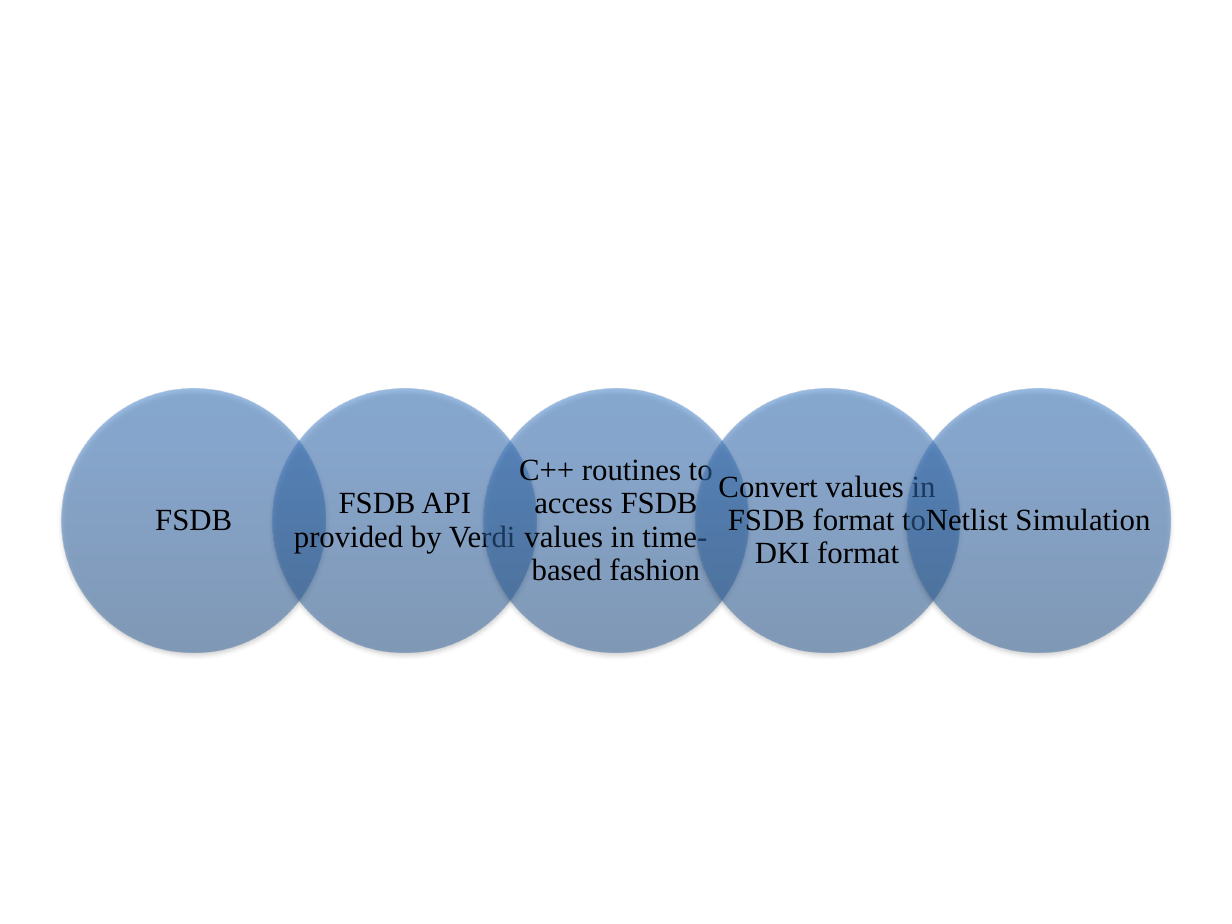
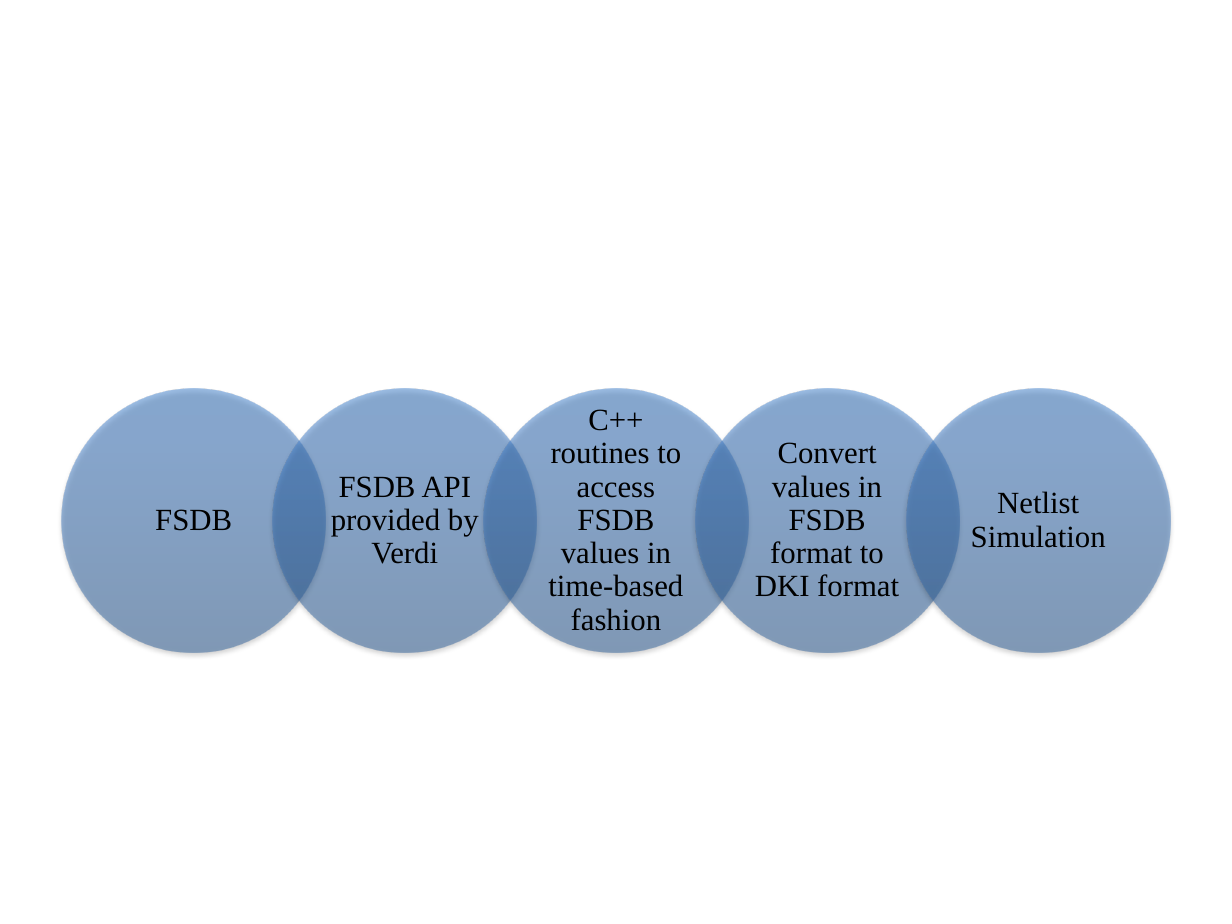
Before and after one commit to miramohan/thesis_first, a slide deck: slide 14 of pptFigures.pptx (slide 13 before the commit). Drawn at 1232x924 pixels with LibreOffice and Linux fonts; fonts in the diff are those of the drawing. Boxes give left, top, right and bottom in pixels: in the first picture for what was removed or moved away, otherwise in the second. Text is boxed around its words. In the diff, an @@ line names an element or a change of style, - is before the commit and + after.

```diff
--- a/pptFigures.pptx
+++ b/pptFigures.pptx
@@ text "FSDB API provided by Verdi" rewrapped from box(294, 492, 516, 553) to box(331, 476, 479, 564) @@
@@ text "C++ routines to access FSDB ..." rewrapped from box(519, 456, 713, 581) to box(548, 442, 683, 631) @@
@@ text "Convert values in FSDB format ..." rewrapped from box(718, 473, 936, 564) to box(755, 442, 899, 597) @@
@@ text "Netlist Simulation" rewrapped from box(926, 506, 1150, 536) to box(971, 491, 1106, 548) @@
```
Also in this commit, not shown: 8 other slides changed, 5 slides added, 1 other file.
